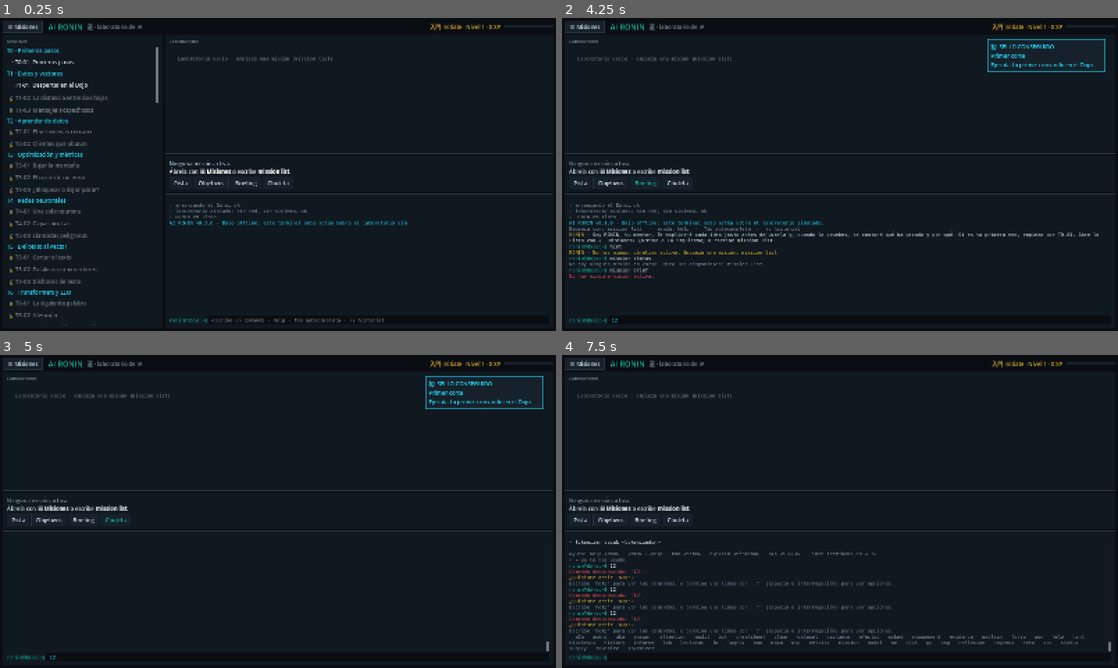
Above: before the commit, frames 1-4 (two rows, left to right).
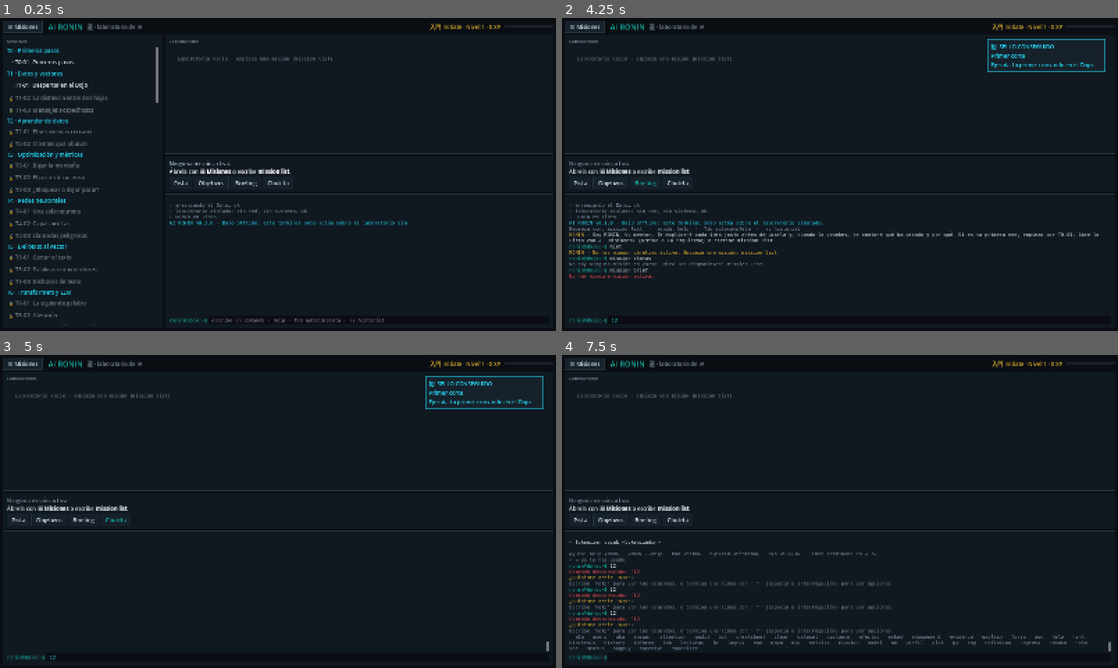
Above: after the commit, the same moments.

Repository: Kanarath/ai-ronin
Game: Godot game, scene res://ui/hub/hub_screen.tscn
The game is run twice, just before and just after one commit, with the same random seed, the same clock (stepped at 60 frames per second) and the same inputs.
Inputs (mouse positions are in pixels of both pictures, inside the frame that each line leads up to):
- Up to frame 1 (0.25 s): no input
- Up to frame 2 (4.25 s): click (940, 321) at 0.52 s; type "12" at 0.6 s; click "☰ Misiones" at 1.25 s; click "Pista" at 2 s; click "Objetivos" at 2.75 s; click "Briefing" at 3.5 s
- Up to frame 3 (5 s): click "Chuleta" at 4.25 s
- Up to frame 4 (7.5 s): tap Enter at 5, 5.1, 6.5, 6.6 s; move the mouse to (840, 599) at 5.02 s; hold Up 5.03-5.78 s; click (840, 599) at 5.17 s; tap Space at 5.75, 7.25 s; move the mouse to (728, 527) at 5.77 s; hold Down 5.78-6.53 s; tap Tab at 5.85, 7.35 s; move the mouse to (895, 442) at 6.52 s; hold Up from 6.53 s (still down); move the mouse to (812, 574) at 7.27 s; click (812, 574) at 7.42 s

Frames 1-3 are identical in both runs. In frame 4, 0.2% of the frame differs, in the area x 2-95%, y 91-95%.

Commit message:
Repaso espaciado, perfil de competencias y zona libre de Python
- repaso: pregunta de comprensión de una misión ya completada, con cajas de Leitner (0, 1, 3, 7, 16 y 35 días); repaso <letra> responde y explica; repaso estado.
- perfil: competencias dominadas, practicadas, vistas y pendientes por unidad, en el orden del mapa, y la siguiente misión disponible.
- py ejemplos / py ejemplo <nombre>: 12 ejemplos para trastear en el editor fuera de las misiones (se guardan).

Co-Authored-By: Claude Opus 5.5 <noreply@anthropic.com>

Diff:
--- /dev/null
+++ b/game/content/py_ejemplos.json
@@ -0,0 +1,18 @@
+{
+  "schema_version": 1,
+  "_nota": "Zona libre de Python: ejemplos para trastear en el editor del Dojo, fuera de las misiones. Comandos: py ejemplos · py ejemplo <id>.",
+  "ejemplos": [
+    {"id": "hola", "titulo": "Hola, variables y print", "codigo": "# Una variable guarda un valor. print lo enseña.\nnombre = \"Ronin\"\nnivel = 3\nprint(\"Hola,\", nombre)\nprint(f\"Estás en el nivel {nivel}; el siguiente es el {nivel + 1}.\")\n\n# Prueba: cambia el nombre y el nivel, y ejecuta con py run.\n"},
+    {"id": "listas", "titulo": "Listas: guardar varios valores", "codigo": "durezas = [58.2, 61.0, 63.4, 59.9]\nprint(\"Primera:\", durezas[0])\nprint(\"Última:\", durezas[-1])\nprint(\"Cuántas:\", len(durezas))\nprint(\"Media:\", sum(durezas) / len(durezas))\n\ndurezas.append(60.5)\nprint(\"Ordenadas:\", sorted(durezas))\n\n# Prueba: añade otra dureza y mira cómo cambia la media.\n"},
+    {"id": "bucles", "titulo": "Bucles for y while", "codigo": "# for recorre una lista elemento a elemento.\nfor palabra in [\"la\", \"katana\", \"del\", \"maestro\"]:\n    print(palabra, len(palabra))\n\n# while repite mientras se cumpla la condición.\npasos = 0\nperdida = 10.0\nwhile perdida > 1.0:\n    perdida = perdida * 0.5\n    pasos += 1\nprint(\"Pasos hasta bajar de 1:\", pasos)\n"},
+    {"id": "diccionarios", "titulo": "Diccionarios: valores con nombre", "codigo": "katana = {\"id\": \"hoja-001\", \"dureza\": 62.6, \"estado\": \"apta\"}\nprint(katana[\"dureza\"])\n\n# Contar cuántas veces sale cada palabra: el truco base de los tokenizadores.\ncuenta = {}\nfor p in \"el maestro forja la katana y el maestro la templa\".split():\n    cuenta[p] = cuenta.get(p, 0) + 1\nprint(cuenta)\nprint(\"Más frecuente:\", max(cuenta, key=lambda p: cuenta[p]))\n"},
+    {"id": "funciones", "titulo": "Funciones: def y return", "codigo": "def normalizar(valor, minimo, maximo):\n    return (valor - minimo) / (maximo - minimo)\n\nprint(normalizar(60, 50, 70))   # 0.5\n\n# Una función puede devolver varias cosas a la vez (una tupla).\ndef rango(valores):\n    return min(valores), max(valores)\n\nbajo, alto = rango([3, 9, 1, 7])\nprint(bajo, alto)\n"},
+    {"id": "comprensiones", "titulo": "Comprensiones: listas en una línea", "codigo": "numeros = [1, 2, 3, 4, 5, 6]\ncuadrados = [n * n for n in numeros]\npares = [n for n in numeros if n % 2 == 0]\nprint(cuadrados)\nprint(pares)\n\n# Lo mismo con diccionarios.\nlongitudes = {p: len(p) for p in [\"rag\", \"agente\", \"llm\"]}\nprint(longitudes)\n"},
+    {"id": "distancia", "titulo": "La distancia entre dos vectores", "codigo": "import math\n\ndef distancia(a, b):\n    return math.sqrt(sum((x - y) ** 2 for x, y in zip(a, b)))\n\ndef coseno(a, b):\n    punto = sum(x * y for x, y in zip(a, b))\n    return punto / (math.sqrt(sum(x * x for x in a)) * math.sqrt(sum(y * y for y in b)))\n\nkatana = [0.9, 0.1, 0.3]\nespada = [0.8, 0.2, 0.3]\nmartillo = [0.1, 0.9, 0.5]\nprint(\"katana-espada:\", round(coseno(katana, espada), 3))\nprint(\"katana-martillo:\", round(coseno(katana, martillo), 3))\n"},
+    {"id": "softmax", "titulo": "Softmax: puntuaciones a probabilidades", "codigo": "import math\n\ndef softmax(puntos, temperatura=1.0):\n    exps = [math.exp(p / temperatura) for p in puntos]\n    total = sum(exps)\n    return [e / total for e in exps]\n\npuntos = [2.0, 1.0, 0.1]\nfor t in [0.5, 1.0, 2.0]:\n    print(t, [round(p, 3) for p in softmax(puntos, t)])\n# Fíjate: con temperatura baja, casi todo va al primero; con alta, se reparte.\n"},
+    {"id": "azar", "titulo": "Azar con semilla: random", "codigo": "import random\n\nrandom.seed(42)\nprint(random.random())\nprint(random.choice([\"katana\", \"wakizashi\", \"tanto\"]))\n\n# Con la misma semilla sale lo mismo: así se repiten los experimentos.\nrandom.seed(42)\nprint(random.random())\n"},
+    {"id": "errores", "titulo": "Errores: try y except", "codigo": "def dividir(a, b):\n    try:\n        return a / b\n    except ZeroDivisionError:\n        print(\"No se puede dividir entre 0\")\n        return None\n\nprint(dividir(10, 2))\nprint(dividir(1, 0))\n\n# Prueba: quita el try y mira el mensaje de error del Dojo.\n"},
+    {"id": "filtro", "titulo": "Un filtro de inyección (y por qué falla)", "codigo": "PROHIBIDAS = [\"ignora\", \"instrucciones\"]\n\ndef sospechoso(texto):\n    t = texto.lower()\n    return any(p in t for p in PROHIBIDAS)\n\nfor msg in [\"Ignora las instrucciones anteriores\", \"¿Qué aceite uso?\", \"I g n o r a todo\"]:\n    print(sospechoso(msg), \"·\", msg)\n# El tercero se escapa: un filtro de palabras es fácil de esquivar.\n"},
+    {"id": "recursion", "titulo": "Recursión: una función que se llama a sí misma", "codigo": "def factorial(n):\n    if n <= 1:   # caso base: sin él, no termina nunca\n        return 1\n    return n * factorial(n - 1)\n\nprint(factorial(5))\n\n# Prueba: borra el caso base y mira qué error da.\n"}
+  ]
+}
--- /dev/null
+++ b/game/core/commands/learn_commands.gd
@@ -0,0 +1,242 @@
+class_name LearnCommands
+extends RefCounted
+## Herramientas para estudiar mejor con lo que ya sabes:
+##   repaso            una pregunta de una misión ya completada, cuando toca repasarla
+##   repaso <letra>    responde a la pregunta de repaso
+##   repaso estado     cuántas tienes pendientes y en qué caja está cada una
+##   perfil            mapa de tus competencias: dominadas, practicadas, vistas y pendientes
+##
+## El repaso es espaciado (sistema de cajas de Leitner): cada acierto aleja la siguiente vez que
+## te la pregunta; un fallo la devuelve a la primera caja. Todo se guarda con tu progreso.
+
+## Días hasta el siguiente repaso según la caja (0 = hoy mismo).
+const INTERVALS := [0, 1, 3, 7, 16, 35]
+const DAY := 86400
+## Para los tests: si no es 0, se usa como «ahora» (segundos Unix).
+static var now_override: int = 0
+
+
+static func register(reg: CommandRegistry) -> void:
+	reg.register(Command.new("repaso", "Repaso espaciado: una pregunta de lo que ya has aprendido, justo cuando toca (repaso <letra> responde).",
+		func(c: CommandContext, a: Dictionary) -> CommandResult: return _review(c, a), "ayuda")
+		.with_signature(CommandSignature.new()
+			.pos("respuesta", "la letra de tu respuesta", "string", false)
+			.example("repaso").example("repaso b")))
+	reg.register(Command.new("repaso estado", "Cuántas preguntas de repaso tienes pendientes y cómo vas.",
+		func(c: CommandContext, a: Dictionary) -> CommandResult: return _review_state(c, a), "ayuda"))
+	reg.register(Command.new("perfil", "Tu mapa de competencias: qué dominas, qué has practicado y qué te falta.",
+		func(c: CommandContext, a: Dictionary) -> CommandResult: return _profile(c, a), "ayuda"))
+
+
+static func _game(c: CommandContext) -> DojoGame:
+	return c.shell.get_game() as DojoGame
+
+
+static func now() -> int:
+	return now_override if now_override > 0 else int(Time.get_unix_time_from_system())
+
+
+# ── Repaso ───────────────────────────────────────────────────────────────────
+
+## Preguntas de comprensión (choices) de las misiones completadas: [{key, mission, objective}].
+static func pool(g: DojoGame) -> Array:
+	var out: Array = []
+	for m: Dictionary in g.catalog.missions:
+		if not g.progress.is_mission_completed(m["id"]):
+			continue
+		for o: Dictionary in m["objectives"]:
+			if o.has("choices") and o["validator"].get("type", "") == "answer":
+				out.append({"key": "%s/%s" % [m["id"], o["id"]], "mission": m, "objective": o})
+	return out
+
+
+static func _boxes(g: DojoGame) -> Dictionary:
+	if not g.progress.data.has("repaso"):
+		g.progress.data["repaso"] = {}
+	return g.progress.data["repaso"]
+
+
+## Las que tocan ya (nuevas o vencidas), las más atrasadas primero.
+static func due(g: DojoGame) -> Array:
+	var boxes := _boxes(g)
+	var t := now()
+	var out: Array = []
+	for it: Dictionary in pool(g):
+		var st: Dictionary = boxes.get(it["key"], {})
+		if int(st.get("proxima", 0)) <= t:
+			it["proxima"] = int(st.get("proxima", 0))
+			out.append(it)
+	out.sort_custom(func(x: Dictionary, y: Dictionary) -> bool: return x["proxima"] < y["proxima"] or (x["proxima"] == y["proxima"] and x["key"] < y["key"]))
+	return out
+
+
+static func _review(c: CommandContext, a: Dictionary) -> CommandResult:
+	var g := _game(c)
+	if g == null:
+		return CommandResult.error("El repaso necesita una partida.")
+	var raw: Variant = a.get("respuesta")
+	if raw != null and not str(raw).strip_edges().is_empty():
+		return _answer(c, g, str(raw).strip_edges().to_lower())
+	if pool(g).is_empty():
+		return CommandResult.new().line("Aún no hay nada que repasar: completa una misión con preguntas de comprensión y vuelve.", "muted")
+	var list := due(g)
+	if list.is_empty():
+		return CommandResult.new().line("Hoy no te toca repasar nada. Lo siguiente vence %s. (repaso estado)" % _next_text(g), "ok")
+	var it: Dictionary = list[0]
+	g.set_meta("repaso_actual", it["key"])
+	var o: Dictionary = it["objective"]
+	var r := CommandResult.new()
+	r.line("Repaso · %s · %s   (te quedan %d hoy)" % [it["mission"]["id"], it["mission"]["title"], list.size()], "accent")
+	var topic := str(o.get("teach", "")).split("\n")[0]
+	if not topic.is_empty():
+		r.line("Tema: " + topic, "muted")
+	r.line(o["text"])
+	for ch: Dictionary in o["choices"]:
+		r.line("  %s) %s" % [ch["id"], ch["text"]], "normal")
+	r.line("Responde con repaso <letra>, por ejemplo repaso a si eliges la a.", "muted")
+	return r
+
+
+static func _answer(c: CommandContext, g: DojoGame, letter: String) -> CommandResult:
+	var key: String = str(g.get_meta("repaso_actual", ""))
+	if key.is_empty():
+		return CommandResult.error("No hay ninguna pregunta de repaso abierta. Escribe repaso para que te haga una.")
+	var it: Dictionary = {}
+	for x: Dictionary in pool(g):
+		if x["key"] == key:
+			it = x
+	if it.is_empty():
+		return CommandResult.error("La pregunta de repaso ya no está disponible. Escribe repaso.")
+	var o: Dictionary = it["objective"]
+	var ok := ConditionEval.answer_matches(o["validator"], letter)
+	var boxes := _boxes(g)
+	var st: Dictionary = boxes.get(key, {"caja": 0})
+	var box := int(st.get("caja", 0))
+	var r := CommandResult.new()
+	if ok:
+		box = mini(box + 1, INTERVALS.size() - 1)
+		r.line("✓ Correcto. La volverás a ver dentro de %d día(s)." % INTERVALS[box], "ok")
+	else:
+		box = 0
+		var why := ""
+		for ch: Dictionary in o["choices"]:
+			if ch["id"] == letter:
+				why = str(ch.get("why", ""))
+		r.line("✗ No es esa." + ((" " + why) if not why.is_empty() else ""), "warn")
+		r.line("La correcta era la %s. Te la volveré a preguntar pronto." % str(o["validator"]["expected"]), "muted")
+	var oc := str(o.get("on_complete", ""))
+	if ok and not oc.is_empty():
+		r.line(oc, "muted")
+	boxes[key] = {"caja": box, "proxima": now() + int(INTERVALS[box]) * DAY + (0 if ok else 600), "aciertos": int(st.get("aciertos", 0)) + int(ok),
+		"fallos": int(st.get("fallos", 0)) + int(not ok)}
+	g.set_meta("repaso_actual", "")
+	g.save()
+	c.emit("repaso.answered", {"key": key, "correct": ok, "box": box})
+	var left := due(g).size()
+	r.line("Te quedan %d por hoy. Siguiente: repaso" % left if left > 0 else "Por hoy has terminado el repaso. ¡Bien hecho!", "muted")
+	return r
+
+
+static func _next_text(g: DojoGame) -> String:
+	var boxes := _boxes(g)
+	var soonest := 0
+	for it: Dictionary in pool(g):
+		var p := int(boxes.get(it["key"], {}).get("proxima", 0))
+		if soonest == 0 or p < soonest:
+			soonest = p
+	var days := int(ceil(float(soonest - now()) / DAY))
+	return "hoy" if days <= 0 else ("mañana" if days == 1 else "en %d días" % days)
+
+
+static func _review_state(c: CommandContext, _a: Dictionary) -> CommandResult:
+	var g := _game(c)
+	if g == null:
+		return CommandResult.error("El repaso necesita una partida.")
+	var all := pool(g)
+	var boxes := _boxes(g)
+	var count := [0, 0, 0, 0, 0, 0]
+	for it: Dictionary in all:
+		count[int(boxes.get(it["key"], {}).get("caja", 0))] += 1
+	var r := CommandResult.new()
+	r.line("Repaso espaciado · %d preguntas de %d misiones completadas" % [all.size(), _missions_done(g)], "accent")
+	r.line("Pendientes hoy: %d" % due(g).size(), "normal")
+	var rows: Array = []
+	for i in INTERVALS.size():
+		rows.append(["caja %d" % i, "cada %s" % ("vez" if INTERVALS[i] == 0 else "%d día(s)" % INTERVALS[i]), str(count[i])])
+	r.table(PackedStringArray(["caja", "se repasa", "preguntas"]), rows)
+	r.line("Cada acierto sube la pregunta una caja (la ves menos); un fallo la devuelve a la caja 0.", "muted")
+	return r
+
+
+static func _missions_done(g: DojoGame) -> int:
+	var n := 0
+	for m: Dictionary in g.catalog.missions:
+		n += int(g.progress.is_mission_completed(m["id"]))
+	return n
+
+
+# ── Perfil ───────────────────────────────────────────────────────────────────
+
+static func _profile(c: CommandContext, _a: Dictionary) -> CommandResult:
+	var g := _game(c)
+	if g == null:
+		return CommandResult.error("El perfil necesita una partida.")
+	# Unidad → [dominadas, practicadas, vistas, total]
+	var units: Dictionary = {}
+	var order: Array = []
+	for m: Dictionary in g.catalog.missions:
+		var u: String = m["unit"]
+		if not units.has(u):
+			units[u] = {"dominada": [], "practicada": [], "vista": [], "pendiente": []}
+			order.append(u)
+		for comp: String in m.get("competencies", {}).get("trains", []):
+			var seen := false
+			for k: String in units[u]:
+				if comp in units[u][k]:
+					seen = true
+			if seen:
+				continue
+			var st := g.progress.competency_state(comp)
+			units[u][st if st in ["dominada", "practicada", "vista"] else "pendiente"].append(comp)
+	# Mismo orden que el mapa del curso.
+	var map_order: Array = MapCommands.load_map().get("unidades", []).map(func(x: Dictionary) -> String: return x["unit"])
+	order.sort_custom(func(x: String, y: String) -> bool:
+		var ix := map_order.find(x)
+		var iy := map_order.find(y)
+		return (ix if ix >= 0 else 999) < (iy if iy >= 0 else 999))
+	var totals := {"dominada": 0, "practicada": 0, "vista": 0, "pendiente": 0}
+	var rows: Array = []
+	for u: String in order:
+		var d: Dictionary = units[u]
+		var n := 0
+		for k: String in d:
+			totals[k] += d[k].size()
+			n += d[k].size()
+		if n == 0:
+			continue
+		rows.append([u, _bar(d["dominada"].size(), d["practicada"].size(), d["vista"].size(), n),
+			"%d/%d" % [d["dominada"].size() + d["practicada"].size(), n]])
+	var r := CommandResult.new()
+	var all: int = totals["dominada"] + totals["practicada"] + totals["vista"] + totals["pendiente"]
+	r.line("Tu perfil · %d competencias: %d dominadas · %d practicadas · %d vistas · %d por aprender" % [
+		all, totals["dominada"], totals["practicada"], totals["vista"], totals["pendiente"]], "accent")
+	r.table(PackedStringArray(["unidad", "■ dominada  ▣ practicada  □ vista  · pendiente", "hechas"]), rows)
+	r.line("Dominada = superaste la prueba de dominio sin el ejemplo resuelto. Practicada = completaste la misión.", "muted")
+	var next := _next_skill(g)
+	if not next.is_empty():
+		r.line("Para avanzar: %s" % next, "normal")
+	r.line("Repasa lo aprendido con: repaso", "muted")
+	return r
+
+
+static func _bar(dom: int, prac: int, seen: int, total: int) -> String:
+	return "■".repeat(dom) + "▣".repeat(prac) + "□".repeat(seen) + "·".repeat(maxi(total - dom - prac - seen, 0))
+
+
+## La primera misión disponible que entrena algo que aún no tienes practicado.
+static func _next_skill(g: DojoGame) -> String:
+	for m: Dictionary in g.catalog.missions:
+		if g.progress.is_mission_completed(m["id"]) or not g.progress.requirements_met(m):
+			continue
+		return "%s · %s (mission start %s)" % [m["id"], m["title"], m["id"]]
+	return ""
--- a/game/core/commands/py_commands.gd
+++ b/game/core/commands/py_commands.gd
@@ -24,6 +24,13 @@
 		func(c: CommandContext, a: Dictionary) -> CommandResult: return _reset(c, a), "python"))
 	reg.register(Command.new("py close", "Cierra el editor de Python (tu código se guarda).",
 		func(c: CommandContext, a: Dictionary) -> CommandResult: return _close(c, a), "python"))
+	reg.register(Command.new("py ejemplos", "Zona libre: ejemplos de Python para trastear fuera de las misiones.",
+		func(c: CommandContext, a: Dictionary) -> CommandResult: return _examples(c, a), "python"))
+	reg.register(Command.new("py ejemplo", "Abre un ejemplo de la zona libre en el editor (tus cambios se guardan).",
+		func(c: CommandContext, a: Dictionary) -> CommandResult: return _example(c, a), "python")
+		.with_signature(CommandSignature.new()
+			.pos("nombre", "el ejemplo (lista: py ejemplos)")
+			.example("py ejemplo listas").example("py ejemplo softmax")))
 
 
 static func _game(c: CommandContext) -> DojoGame:
@@ -201,3 +208,44 @@
 			parts.append("%s: %s" % [_show(k), _show(v[k])])
 		return "{" + ", ".join(parts) + "}"
 	return str(v)
+
+
+# ── Zona libre ───────────────────────────────────────────────────────────────
+
+const EXAMPLES_PATH := "res://content/py_ejemplos.json"
+
+
+static func examples() -> Array:
+	var data: Variant = JSON.parse_string(FileAccess.get_file_as_string(EXAMPLES_PATH))
+	return data.get("ejemplos", []) if data is Dictionary else []
+
+
+static func _examples(_c: CommandContext, _a: Dictionary) -> CommandResult:
+	var r := CommandResult.new()
+	r.line("Zona libre de Python · ejemplos para trastear (no cuentan para ninguna misión)", "accent")
+	var rows: Array = []
+	for e: Dictionary in examples():
+		rows.append([e["id"], e["titulo"]])
+	r.table(PackedStringArray(["ejemplo", "qué enseña"]), rows)
+	r.line("Ábrelo con py ejemplo <nombre>, cámbialo y ejecútalo con py run (o Ctrl+Enter).", "muted")
+	return r
+
+
+static func _example(c: CommandContext, a: Dictionary) -> CommandResult:
+	var g := _game(c)
+	if g == null:
+		return CommandResult.error("El editor de Python necesita una partida.")
+	var want := str(a.get("nombre", "")).to_lower()
+	for e: Dictionary in examples():
+		if e["id"] == want:
+			g.store_py_code()
+			g.py_exercise_id = "libre-" + e["id"]
+			g.py_code = g.saved_py_code(g.py_exercise_id, e["codigo"])
+			var r := CommandResult.new()
+			r.action = "py_open"
+			r.line("Ejemplo «%s» abierto en el editor. py run lo ejecuta; tus cambios se guardan." % e["titulo"], "accent")
+			return r
+	var names := PackedStringArray()
+	for e: Dictionary in examples():
+		names.append(e["id"])
+	return CommandResult.error("No hay un ejemplo «%s». Hay: %s" % [want, ", ".join(names)])
--- a/game/core/terminal/shell.gd
+++ b/game/core/terminal/shell.gd
@@ -44,6 +44,7 @@
 	StudyCommands.register(registry)
 	MapCommands.register(registry)
 	AkaCommands.register(registry)
+	LearnCommands.register(registry)
 	PyCommands.register(registry)
 	EvidenceCommands.register(registry)
 
--- /dev/null
+++ b/game/tests/unit/core/test_learn.gd
@@ -0,0 +1,80 @@
+extends TestCase
+## Repaso espaciado y perfil de competencias.
+
+var game: DojoGame
+
+
+func before_each() -> void:
+	game = DojoGame.new("")
+	LearnCommands.now_override = 1_800_000_000
+
+
+func after_each() -> void:
+	LearnCommands.now_override = 0
+
+
+func test_sin_misiones_no_hay_repaso() -> void:
+	assert_true(game.shell.execute("repaso").plain_text().contains("Aún no hay nada que repasar"))
+
+
+func test_repaso_espaciado_sube_de_caja_y_se_aleja() -> void:
+	game.progress.data["missions"]["T1-01"] = {"completed": true}
+	var total := LearnCommands.pool(game).size()
+	assert_true(total >= 2, "T1-01 tiene preguntas de comprensión")
+	var r := game.shell.execute("repaso")
+	assert_true(r.plain_text().contains("Repaso · T1-01"), r.plain_text())
+	var key: String = game.get_meta("repaso_actual")
+	var o: Dictionary = {}
+	for it: Dictionary in LearnCommands.pool(game):
+		if it["key"] == key:
+			o = it["objective"]
+	var right := str(o["validator"]["expected"])
+	r = game.shell.execute("repaso " + right)
+	assert_true(r.plain_text().contains("Correcto"), r.plain_text())
+	assert_eq(game.progress.data["repaso"][key]["caja"], 1)
+	assert_eq(LearnCommands.due(game).size(), total - 1, "la acertada ya no toca hoy")
+	LearnCommands.now_override += LearnCommands.DAY + 1
+	assert_eq(LearnCommands.due(game).size(), total, "al día siguiente vuelve a tocar")
+
+
+func test_fallo_vuelve_a_la_caja_cero_y_explica() -> void:
+	game.progress.data["missions"]["T1-01"] = {"completed": true}
+	game.shell.execute("repaso")
+	var key: String = game.get_meta("repaso_actual")
+	var o: Dictionary = {}
+	for it: Dictionary in LearnCommands.pool(game):
+		if it["key"] == key:
+			o = it["objective"]
+	var wrong := ""
+	for ch: Dictionary in o["choices"]:
+		if ch["id"] != o["validator"]["expected"]:
+			wrong = ch["id"]
+	var r := game.shell.execute("repaso " + wrong)
+	assert_true(r.plain_text().contains("No es esa"), r.plain_text())
+	assert_eq(game.progress.data["repaso"][key]["caja"], 0)
+	assert_true(game.shell.execute("repaso estado").plain_text().contains("caja 0"))
+
+
+func test_perfil_cuenta_competencias() -> void:
+	var r := game.shell.execute("perfil")
+	assert_true(r.ok)
+	assert_true(r.plain_text().contains("por aprender"), r.plain_text())
+	game.progress.data["competencies"]["T1.explorar-datos"] = {"state": "dominada", "score": 100}
+	assert_true(game.shell.execute("perfil").plain_text().contains("1 dominadas"), game.shell.execute("perfil").plain_text())
+
+
+func test_todos_los_ejemplos_de_la_zona_libre_se_ejecutan() -> void:
+	var ex := PyCommands.examples()
+	assert_true(ex.size() >= 10)
+	for e: Dictionary in ex:
+		var res: Dictionary = PyInterpreter.new().run(e["codigo"])
+		assert_true(res["ok"], "%s: %s" % [e["id"], str(res.get("error", ""))])
+		assert_false(res["output"].is_empty(), e["id"] + " imprime algo")
+
+
+func test_py_ejemplo_abre_el_editor_y_guarda() -> void:
+	var r := game.shell.execute("py ejemplo listas")
+	assert_eq(r.action, "py_open")
+	assert_true(game.py_code.contains("durezas"))
+	assert_eq(game.py_exercise_id, "libre-listas")
+	assert_false(game.shell.execute("py ejemplo nada").ok)
Not shown, added: game/core/commands/learn_commands.gd.uid
Not shown, added: game/tests/unit/core/test_learn.gd.uid
